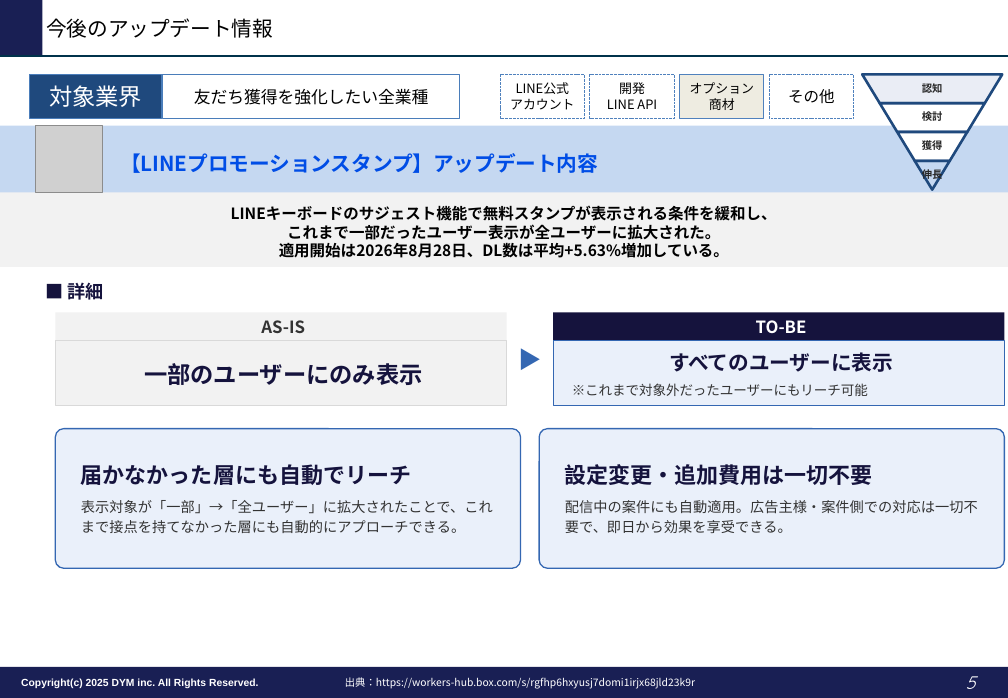
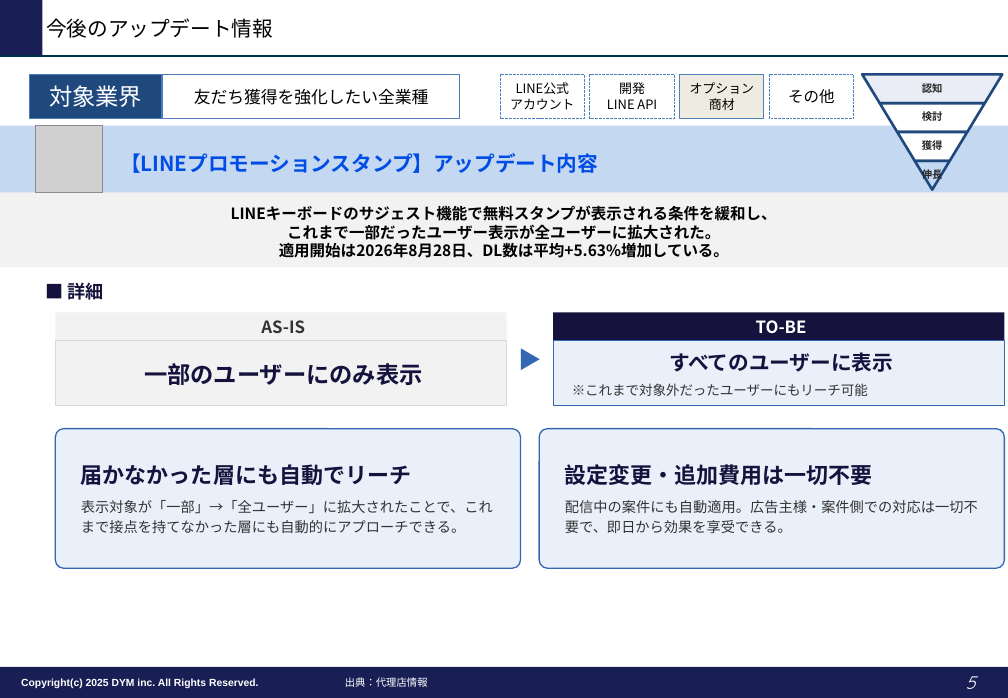
Before and after one commit to tonomura-r-dev/folder, a slide deck: slide 5 of LINEOA媒体最新情報_2026年9月トレンドレポート.pptx. Drawn at 1008x698 pixels with LibreOffice and Linux fonts; fonts in the diff are those of the drawing; grey boxes stand for pictures; background and template pictures are left out. Boxes give left, top, right and bottom in pixels: in the first picture for what was removed or moved away, otherwise in the second. Text is boxed around its words. In the diff, an @@ line names an element or a change of style, - is before the commit and + after.

```diff
--- a/LINEOA媒体最新情報_2026年9月トレンドレポート.pptx
+++ b/LINEOA媒体最新情報_2026年9月トレンドレポート.pptx
@@ text at [345, 677, 428, 687]: text changed @@
-出典：https://workers-hub.box.com/s/rgfhp6hxyusj7domi1irjx68jld23k9r
+出典：代理店情報
```
Also in this commit, not shown: 8 other slides changed, 4 other files.
